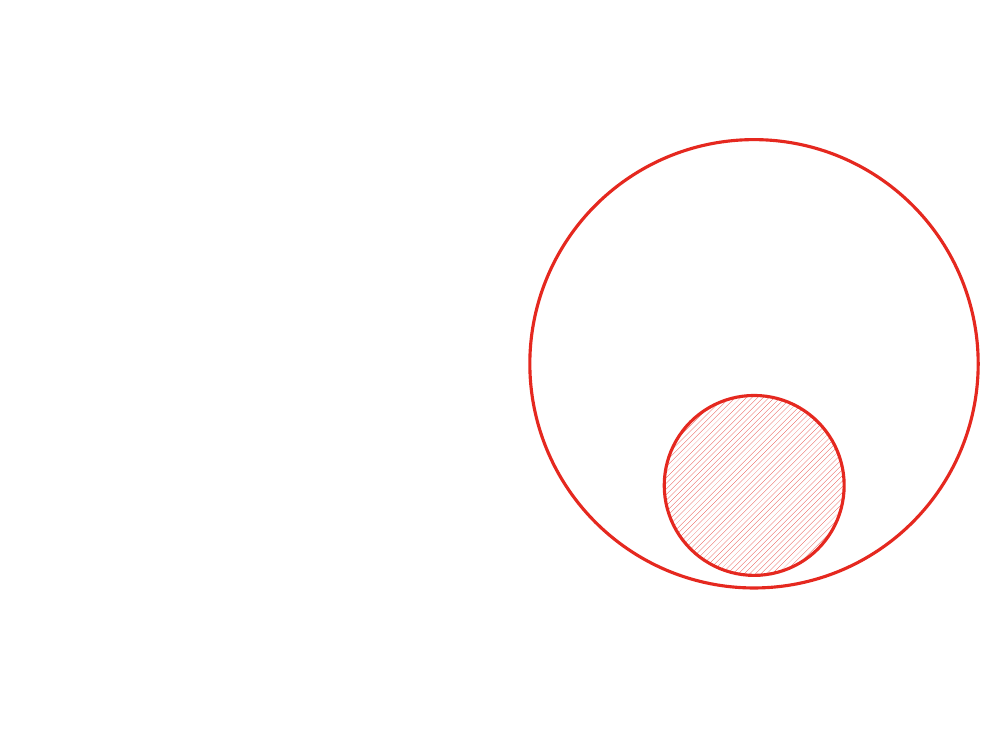
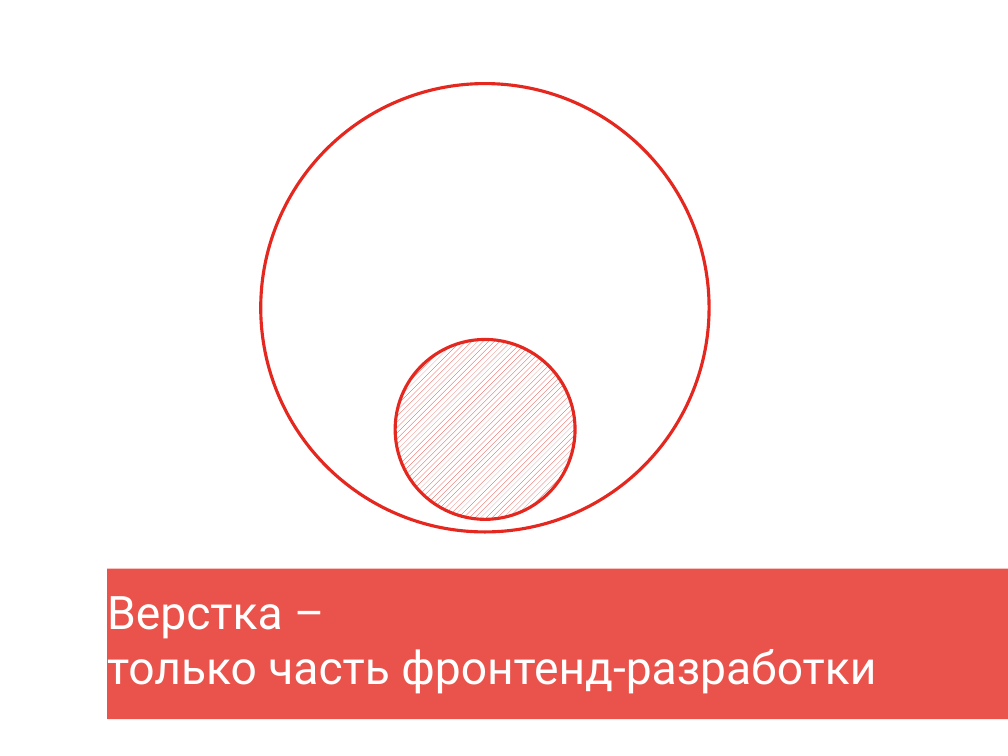
Before and after one commit to fmx1k/konfur-summer-2017-slides, a slide deck: slide 16 of Slides/Backend vs Frontend.pptx. Drawn at 1008x756 pixels with LibreOffice and Linux fonts; fonts in the diff are those of the drawing. Boxes give left, top, right and bottom in pixels: in the first picture for what was removed or moved away, otherwise in the second. Text is boxed around its words. In the diff, an @@ line names an element or a change of style, - is before the commit and + after.

```diff
--- a/Slides/Backend vs Frontend.pptx
+++ b/Slides/Backend vs Frontend.pptx
@@ ellipse: place and size @@
-ellipse at (530,140,979,589)
+ellipse at (261,84,710,532)
@@ ellipse: place and size @@
-ellipse at (664,395,844,575)
+ellipse at (395,340,575,519)
@@ title added at (107,569,1008,719), fill #E5281F at 80% opacity, 33 pt, text #FFFFFF @@
+Верстка –
+только часть фронтенд-разработки
```
Also in this commit, not shown: 2 other slides changed, 5 slides added, 3 slides removed, 7 other files.
